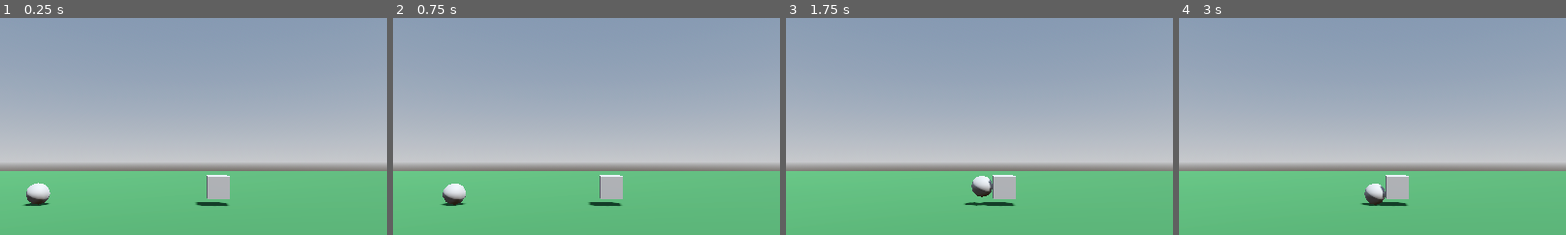
Above: before the commit, frames 1-4 (left to right).
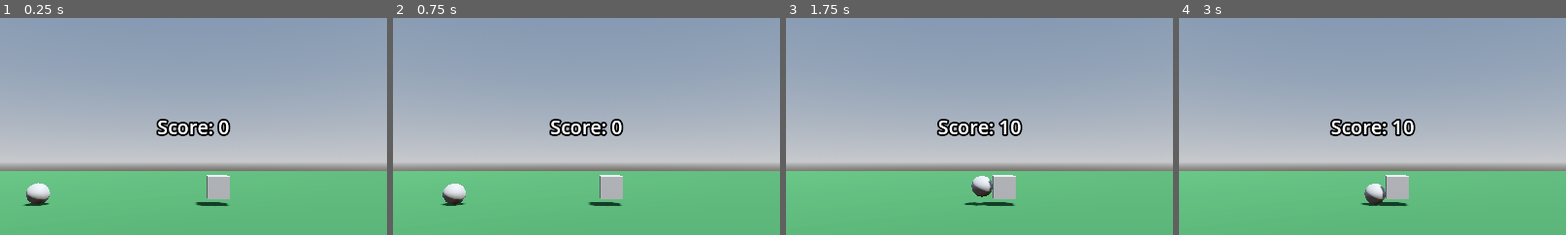
Above: after the commit, the same moments.

Repository: bsu-cs315/3d-demo
Game: Godot game, scene res://world.tscn
Same seed, same stepped clock (60 frames per second), same inputs: the game is played once before the commit and once after it.
Inputs:
- Up to frame 1 (0.25 s): no input
- Up to frame 2 (0.75 s): tap Enter at 0.5 s; tap Space (launch) at 0.6 s
- Up to frame 3 (1.75 s): tap Space (launch) at 1.35 s
- Up to frame 4 (3 s): tap Space (launch) at 2.1, 2.75, 2.85 s
The pictures show only the part of the screen within x 25-75%, y 17-67%; the shares and areas given below are measured in that part.

The runs differ from the first frame. In frame 1, 1.1% of the frame differs, in the area x 40-60%, y 46-55%; in frame 2, 1.1%; in frame 3, 1.3%, in the area x 38-62%, y 46-55%; in frame 4, 1.3%.

Commit message:
Get 10 points when hitting the target

Diff:
--- a/project/world.gd
+++ b/project/world.gd
@@ -1,7 +1,17 @@
 extends Node3D
 
 @export var power := 10.0
+var score := 0:
+	set(value):
+		score = value
+		%ScoreLabel.text = "Score: %d" % score
+
 
 func _physics_process(_delta: float) -> void:
 	if Input.is_action_just_pressed("launch"):
 		$Bird.apply_impulse(Vector3.FORWARD * power)
+
+
+func _on_bird_body_entered(body: Node) -> void:
+	if body.is_in_group("targets"):
+		score += 10
--- a/project/world.tscn
+++ b/project/world.tscn
@@ -50,11 +50,18 @@
 transform = Transform3D(1, 0, 0, 0, 1, 0, 0, 0, 1, 0, -0.33439, 7.22075)
 collision_layer = 2
 collision_mask = 5
+contact_monitor = true
+max_contacts_reported = 4
 
 [node name="Camera3D" type="Camera3D" parent="."]
 transform = Transform3D(-4.37114e-08, 0, 1, 0, 1, 0, -1, 0, -4.37114e-08, 13.1927, 1.15133, 0)
 
-[node name="Target" type="StaticBody3D" parent="."]
+[node name="ScoreLabel" type="Label3D" parent="Camera3D"]
+unique_name_in_owner = true
+transform = Transform3D(1, 0, 0, 0, 1, 0, 0, 0, 1, 1.03695e-07, 0.29341, -2.37226)
+text = "Score: 0"
+
+[node name="Target" type="StaticBody3D" parent="." groups=["targets"]]
 transform = Transform3D(1, 0, 0, 0, 1, 0, 0, 0, 1, 0, 0, -1.11153)
 collision_layer = 4
 collision_mask = 0
@@ -64,3 +71,5 @@
 
 [node name="CollisionShape3D" type="CollisionShape3D" parent="Target"]
 shape = SubResource("BoxShape3D_1meqh")
+
+[connection signal="body_entered" from="Bird" to="." method="_on_bird_body_entered"]
